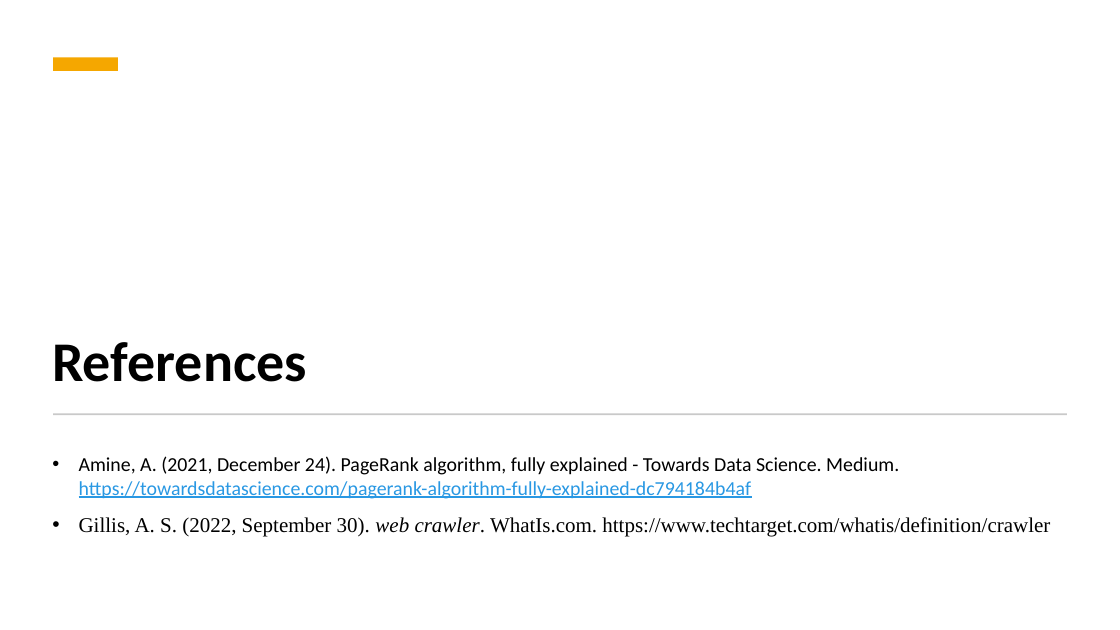
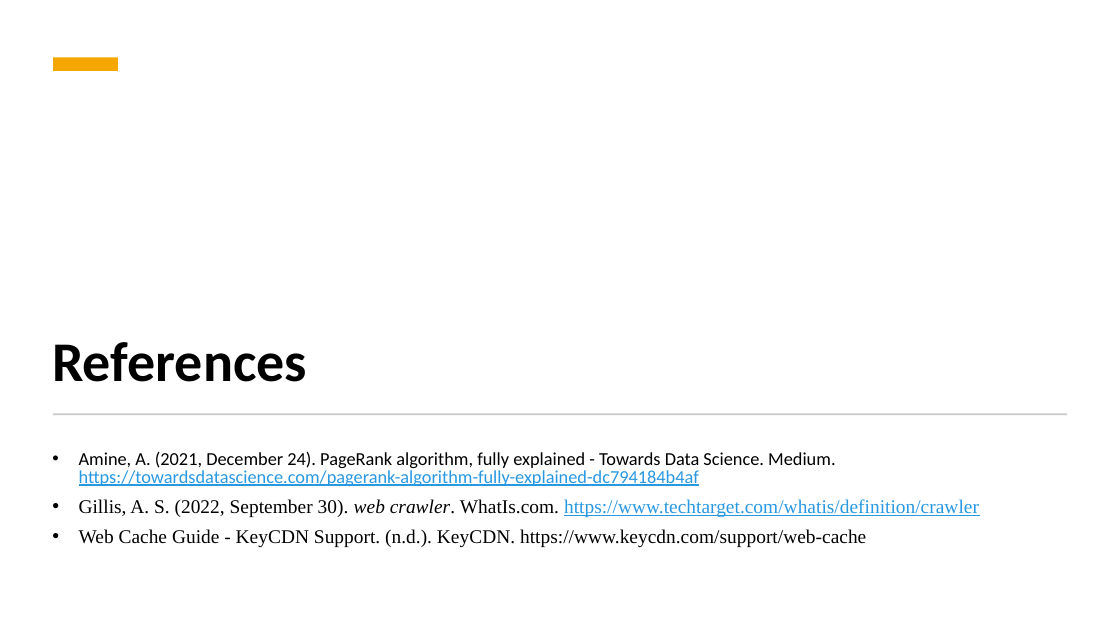
Before and after one commit to hamzaBaig1998/ACCWebSearchEngine, a slide deck: slide 12 of presentation/Group14_websearchengine_presentation.pptx. Drawn at 1120x630 pixels with LibreOffice and Linux fonts; fonts in the diff are those of the drawing. Boxes give left, top, right and bottom in pixels: in the first picture for what was removed or moved away, otherwise in the second. Text is boxed around its words. In the diff, an @@ line names an element or a change of style, - is before the commit and + after.

```diff
--- a/presentation/Group14_websearchengine_presentation.pptx
+++ b/presentation/Group14_websearchengine_presentation.pptx
@@ subtitle at (79, 451, 979, 517): size 17 to 15.7 pt in "Amine, A. (2021, December 24). PageRank algorithm, ..."; size 18 to 16.6 pt in "Gillis, A. S. (2022, September 30). web ..."; text colour #000000 to #2998E3, underline on in "https://www.techtarget.com/whatis/definition/crawler"; line spacing 1 to 0.8 @@
@@ subtitle at (79, 529, 866, 547): paragraph added @@
+• Web Cache Guide - KeyCDN Support. (n.d.). KeyCDN. https://www.keycdn.com/support/web-cache
```
Also in this commit, not shown: 2 other slides changed, 2 slides added, 1 slide removed.
